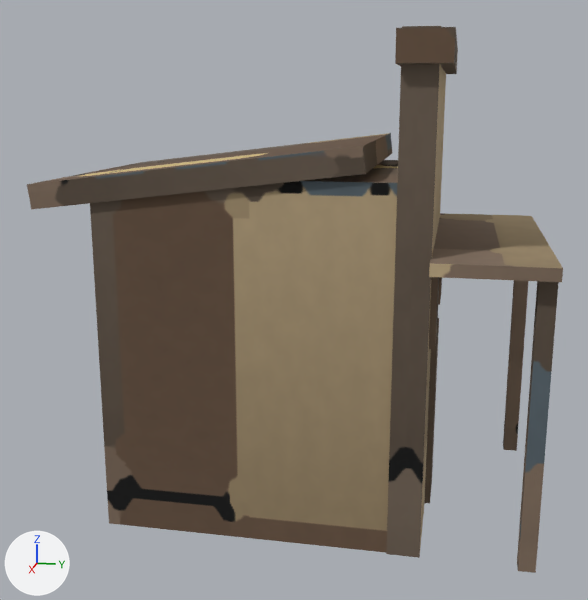
What one commit did to the glTF model public/models/building_store.glb.
Rendered twice from a camera (50 mm lens) standing at (4.31, 0.93, 2.15) and looking at (0.05, 0.08, 1.09). The lights are fixed; the arrows at lower left show +X, +Y and +Z. The older version comes first. Vertices at exactly the same position are counted once.

The older version as bpy lines, for what is in view:
```python
me_cube = bpy.data.meshes.new('Cube')
me_cube.from_pydata(...)  # 80 vertices, 120 faces; spans x -0.81..0.81, y -1.23..1.23, z 0.0..2.45
me_cube.materials.append(mat_building_store_baked)  # picture img_building_store_albedo
ob_building_store = bpy.data.objects.new('building_store', me_cube)
ob_building_store.location = (0.0, 0.151, 0.0)
```
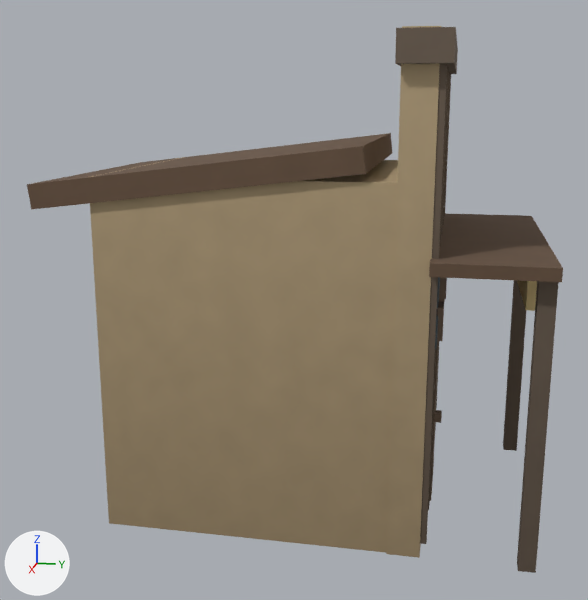
Commit message: Art-craft: richer building detail (false-front architecture)

Location of each change, [x1, y1, x2, y2] in pixels of the pictures (588 x 600 px; the box of a moved part takes in the faces that stretch with it):
part 1 of me_cube, added (mostly hidden): after [435, 74, 451, 431]
part 2 of me_cube, added (mostly hidden): after [443, 72, 450, 225]
part 3 of me_cube, added (mostly hidden): after [441, 69, 450, 235]
part 4 of me_cube, added (mostly hidden): after [428, 67, 448, 510]
part 5 of me_cube, added (brown): after [420, 64, 447, 544]
part 6 of me_cube, added: after [430, 341, 439, 501]
part 7 of me_cube, added: after [435, 410, 442, 423]
part 8 of me_cube, moved or reshaped (not visible afterwards): before [438, 277, 442, 305]
part 9 of me_cube, moved or reshaped (mostly hidden afterwards): before [429, 277, 439, 350]; after [435, 277, 440, 349]
part 10 of me_cube, added: after [437, 277, 445, 341]
part 11 of me_cube, added: after [436, 296, 445, 316]
part 12 of me_cube, added (brown): after [517, 281, 537, 311]
part 13 of me_cube, deleted (brown): before [424, 318, 439, 503]
part 14 of me_cube, surface changed: [27, 26, 563, 573] in both

The change in detail:
me_cube is used by ob_building_store; location (0.0, 0.151, 0.0).
me_cube had 80 vertices, 120 faces and spanned x -0.81..0.81, y -1.23..1.23, z 0.0..2.45.
me_cube now has 192 vertices, 288 faces and spans x -0.81..0.81, y -1.23..1.23, z 0.0..2.45.
me_cube part 1: a new loose piece, a box spanning x -0.708..-0.664, y 0.674..0.714, z 0.074..2.377, in mat_building_store_baked (picture img_building_store_albedo).
me_cube part 2: a new loose piece, a box spanning x -0.366..-0.32, y 0.674..0.714, z 0.074..2.377, in mat_building_store_baked (picture img_building_store_albedo).
me_cube part 3: a new loose piece, a box spanning x -0.023..0.023, y 0.674..0.714, z 0.074..2.377, in mat_building_store_baked (picture img_building_store_albedo).
me_cube part 4: a new loose piece, a box spanning x 0.32..0.366, y 0.674..0.714, z 0.074..2.377, in mat_building_store_baked (picture img_building_store_albedo).
me_cube part 5: a new loose piece, a box spanning x 0.664..0.708, y 0.674..0.714, z 0.074..2.377, in mat_building_store_baked (picture img_building_store_albedo).
me_cube part 6: a new loose piece, a box spanning x -0.18..0.18, y 0.669..0.719, z 0.03..0.95, in mat_building_store_baked (picture img_building_store_albedo).
me_cube part 7: a new loose piece, a box spanning x 0.095..0.145, y 0.694..0.754, z 0.475..0.525, in mat_building_store_baked (picture img_building_store_albedo).
me_cube part 8: the loose piece of 8 vertices spanning x -0.6..-0.28, y 0.65..0.71, z 1.02..1.38 is moved by (0.0, 0.01, 0.0).
me_cube part 9: the loose piece of 8 vertices spanning x 0.28..0.6, y 0.65..0.71, z 1.02..1.38 is moved by (0.0, 0.01, 0.0).
me_cube part 10: a new loose piece, a box spanning x 0.42..0.46, y 0.684..0.744, z 1.02..1.38, in mat_building_store_baked (picture img_building_store_albedo).
me_cube part 11: a new loose piece, a box spanning x 0.29..0.59, y 0.684..0.744, z 1.18..1.22, in mat_building_store_baked (picture img_building_store_albedo).
me_cube part 12: a new loose piece, a box spanning x -0.49..0.49, y 1.119..1.169, z 1.202..1.462, in mat_building_store_baked (picture img_building_store_albedo).
me_cube part 13: the loose piece of 8 vertices spanning x -0.18..0.18, y 0.65..0.71, z 0.02..0.97 is deleted.
me_cube part 14: 84 kept faces spanning x -0.81..0.81, y -1.23..1.23, z 0.0..2.45 get new texture (UV) coordinates.
Other edits to the shape of me_cube do not show in these pictures.
